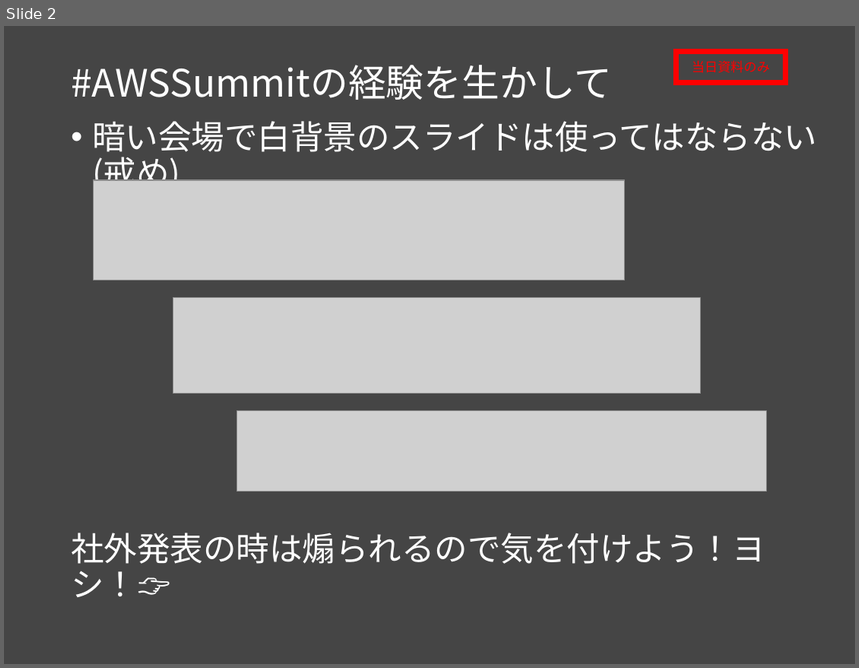
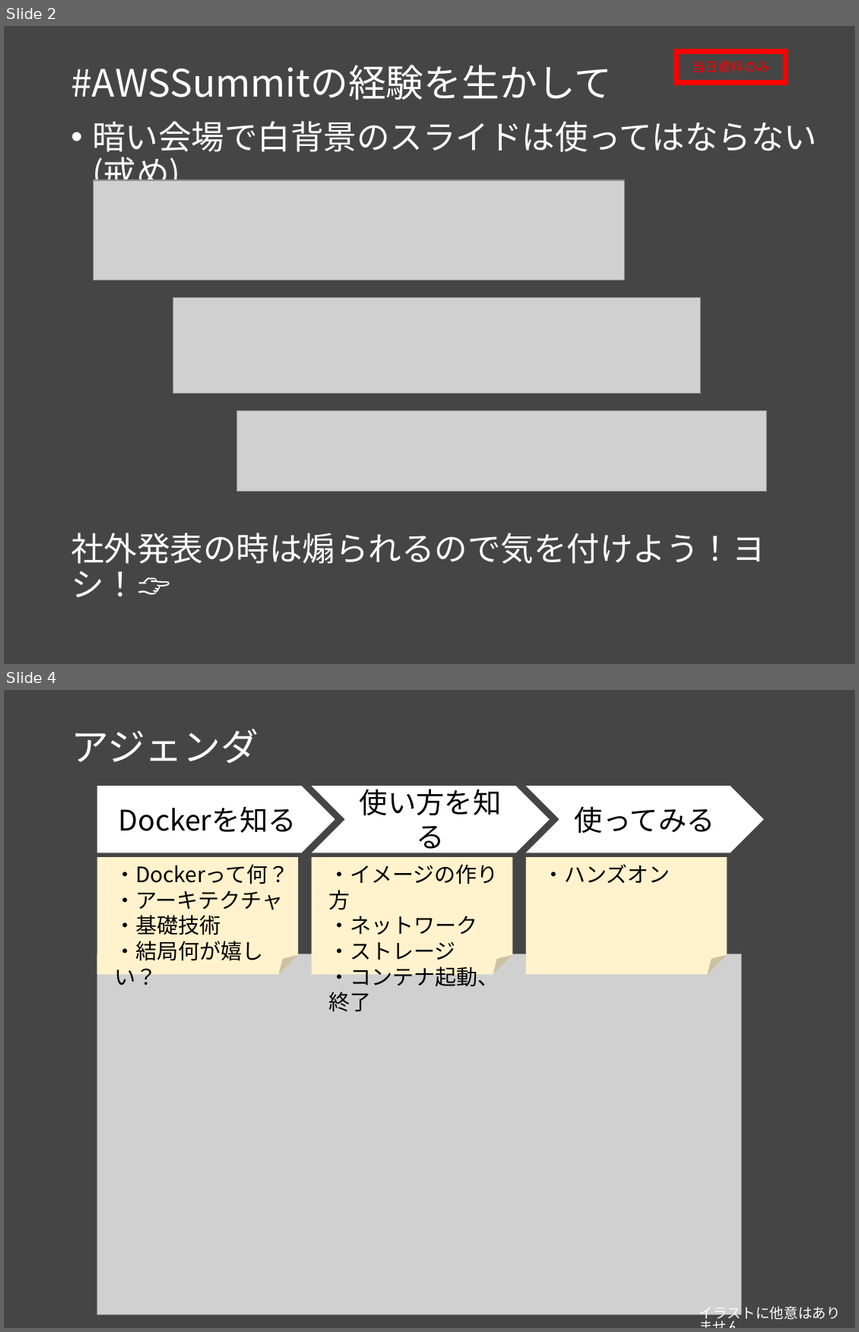
Before and after one commit to msntts/workshop_docker, a slide deck: docker勉強会Vol1.pptx. Shown one above the other, each under a label of ours: slide 2 before the commit, slides 2 and 4 after it; the slides between them are not shown. The pictures are 859x668 and 859x1332 pixels, drawn with LibreOffice and Linux fonts; fonts in the diff are those of the drawing; grey boxes stand for pictures. Boxes give left, top, right and bottom in pixels: in the first picture for what was removed or moved away, otherwise in the second. Text is boxed around its words. In the diff, an @@ line names an element or a change of style, - is before the commit and + after.

Commit message:
Dockerを知る完成

```diff
--- a/docker勉強会Vol1.pptx
+++ b/docker勉強会Vol1.pptx
@@ slide 4 added at <box>4,690,855,1328</box>, background #454545 @@
@@ title added at <box>71,729,259,764</box>, 32 pt, text #FFFFFF @@
+アジェンダ
@@ pentagon arrow added at <box>97,787,336,853</box>, fill #FFFFFF, 24 pt, text #000000 @@
+Dockerを知る
@@ chevron added at <box>311,787,550,853</box>, fill #FFFFFF, 24 pt, text #000000 @@
+使い方を知る
@@ chevron added at <box>526,787,764,853</box>, fill #FFFFFF, 24 pt, text #000000 @@
+使ってみる
@@ folded corner added at <box>97,858,299,975</box>, fill #FFF2CC, 18 pt, text #000000 @@
+  ・Dockerって何？
+  ・アーキテクチャ
+  ・基礎技術
+  ・結局何が嬉しい？
@@ folded corner added at <box>311,858,512,975</box>, fill #FFF2CC, 18 pt, text #000000 @@
+  ・イメージの作り方
+  ・ネットワーク
+  ・ストレージ
+  ・コンテナ起動、終了
@@ folded corner added at <box>526,858,727,975</box>, fill #FFF2CC, 18 pt, text #000000 @@
+  ・ハンズオン
@@ picture added at <box>97,954,742,1315</box> @@
@@ text added at <box>699,1303,841,1322</box>, 12 pt, text #FFFFFF @@
+イラストに他意はありません
```
Also in this commit, not shown: 9 slides changed, 5 other slides added, 1 slide removed.
